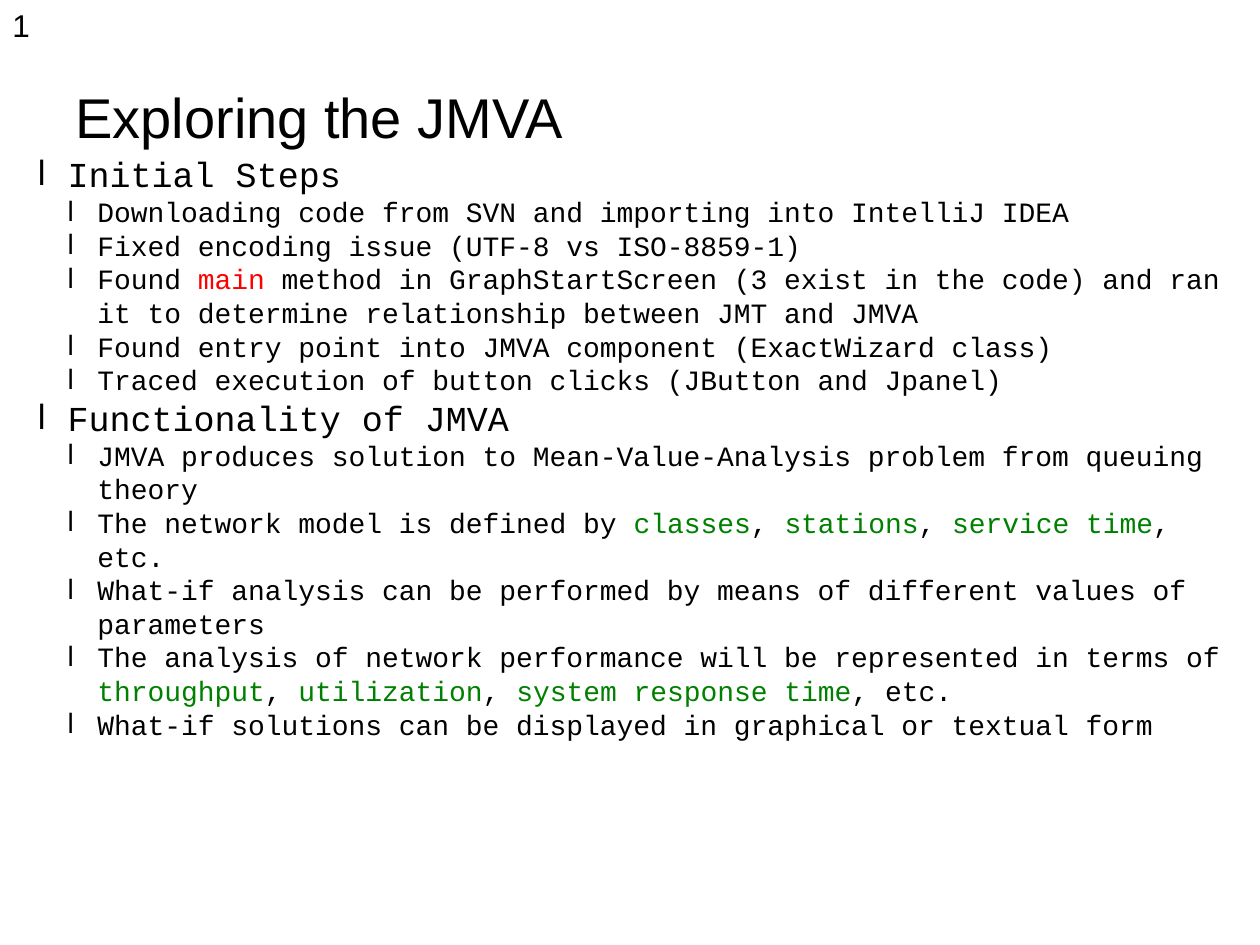
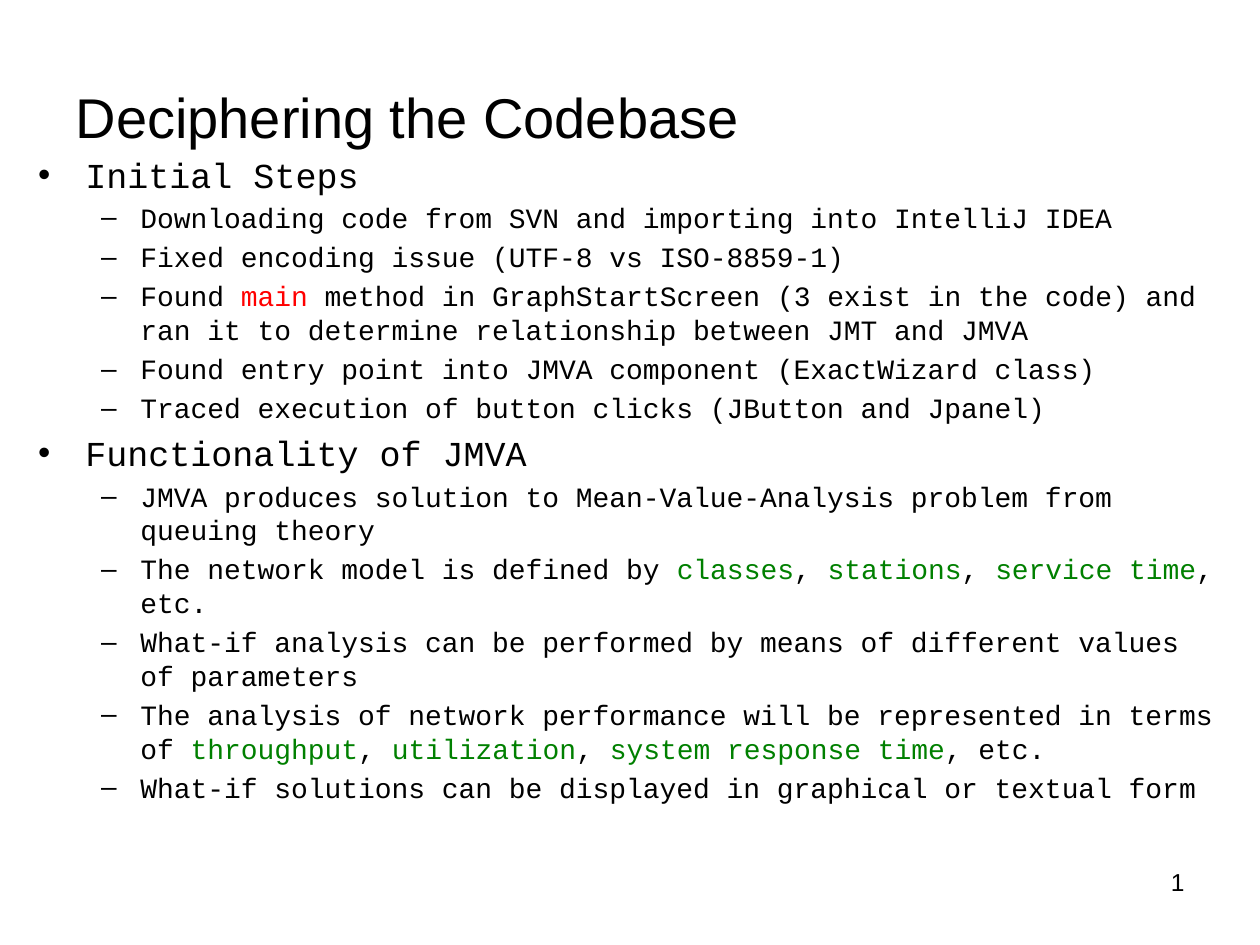
Before and after one commit to pavelgrib/SE_CW1, a slide deck: slide 2 of jmva_presentation.pptx. Drawn at 1260x945 pixels with LibreOffice and Linux fonts; fonts in the diff are those of the drawing; background and template pictures are left out. Boxes give left, top, right and bottom in pixels: in the first picture for what was removed or moved away, otherwise in the second. Text is boxed around its words. In the diff, an @@ line names an element or a change of style, - is before the commit and + after.

```diff
--- a/jmva_presentation.pptx
+++ b/jmva_presentation.pptx
@@ title at [76,97,738,149]: text changed @@
-Exploring the JMVA
+Deciphering the Codebase
@@ text "Initial Steps" at [85,163,1213,804]: bullet l to •; more space between paragraphs; bullet l to – @@
@@ text "1": place and size @@
-text "1" at [12,15,30,37]
+text "1" at [1171,874,1185,891]
@@ text "1" at [1171,874,1185,891]: size 18 to 14 pt; alignment left to right @@
```
Also in this commit, not shown: 7 other slides changed, 1 slide added, 1 slide removed.
